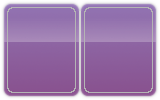
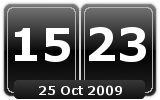
Layer changes from the first w=160, h=100 image to the second:
showed "25 Oct 2009", painted on it over [39, 83, 122, 96]
showed "23", painted on it over [87, 27, 148, 71]
showed "15", painted on it over [15, 28, 72, 71]
showed "New Layer#6" over [14, 80, 145, 99]
hid "Purple" over [3, 3, 157, 98]
showed "Black" over [3, 3, 157, 98]
